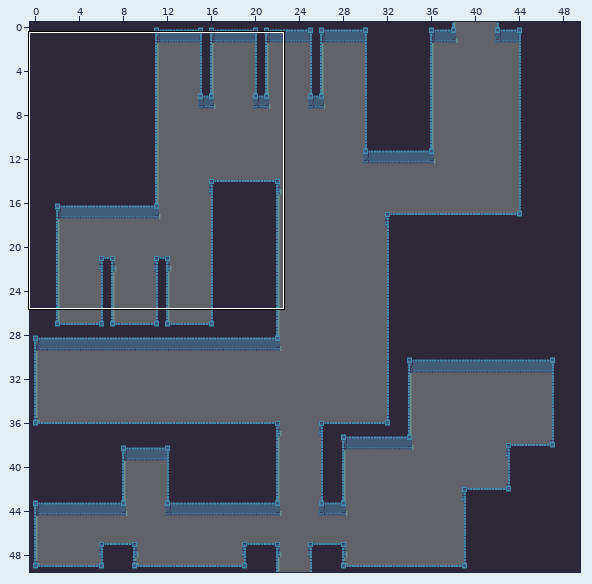
An edit to a level. Tiled map, DunkleHeld/resources/levels/bare/level3_room1.tmx. Above: a wide view before the commit, with the close-up outlined.
Close-up. Old version:
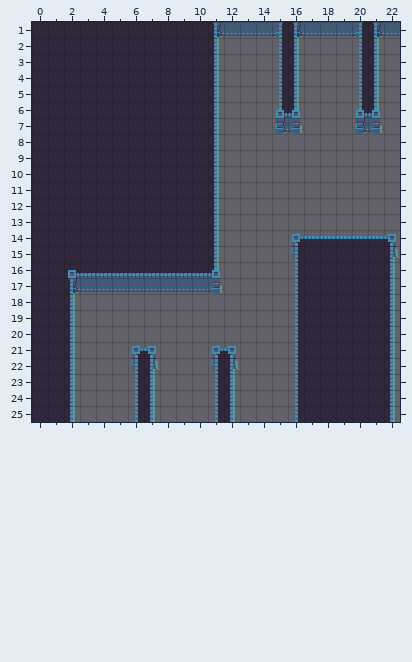
Cells are 16x16 px. Shown: x 0..22, y 1..25. The commit also changed other parts of the map, which this record leaves out.
New version:
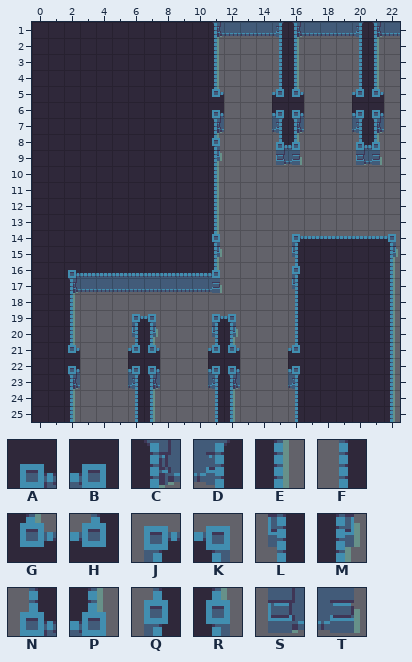
Key: from "tiles": A 3, B 5, C 9, D 11, E 15, F 17, G 21, H 23, J 32, K 33, L 38, M 39, N 44, P 45, Q 46, R 47, S 50, T 51.
_ is an empty cell.
What changed:
Layer "Tiles":
Tile A replaces tile E in row 6 at x 11; in row 22 at x 2.
Tile A replaces tile M in row 22 at x 7 and 12.
Tile A replaces tile P in row 6 at x 16 and 21.
Tile B replaces tile F in row 22 at x 16.
Tile B replaces tile L in row 22 at x 6 and 11.
Tile B replaces tile N in row 6 at x 15 and 20.
Tile C replaces tile E in row 7 at x 11; in row 23 at x 2, 7 and 12.
Tile C replaces tile T in row 7 at x 16 and 21.
Tile D replaces tile F in row 23 at x 6, 11 and 16.
Tile D replaces tile S in row 7 at x 15 and 20.
Tile G replaces tile E in row 5 at x 11, 16 and 21; in row 21 at x 2.
Tile G replaces tile K in row 21 at x 7 and 12.
Tile H replaces tile F in row 5 at x 15 and 20; in row 21 at x 16.
Tile H replaces tile J in row 21 at x 6 and 11.
Tile J is added in row 19 at x 6 and 11.
Tile K is added in row 19 at x 7 and 12.
Tile L replaces tile F in row 17 at x 16.
Tile L is added in row 20 at x 6 and 11.
Tile M replaces tile E in row 9 at x 11; in row 15 at x 11.
Tile M is added in row 20 at x 7 and 12.
Tile N is added in row 8 at x 15 and 20.
Tile P is added in row 8 at x 16 and 21.
Tile Q replaces tile F in row 16 at x 16.
Tile R replaces tile E in row 8 at x 11; in row 14 at x 11.
Tile S is added in row 9 at x 15 and 20.
Tile T is added in row 9 at x 16 and 21.
